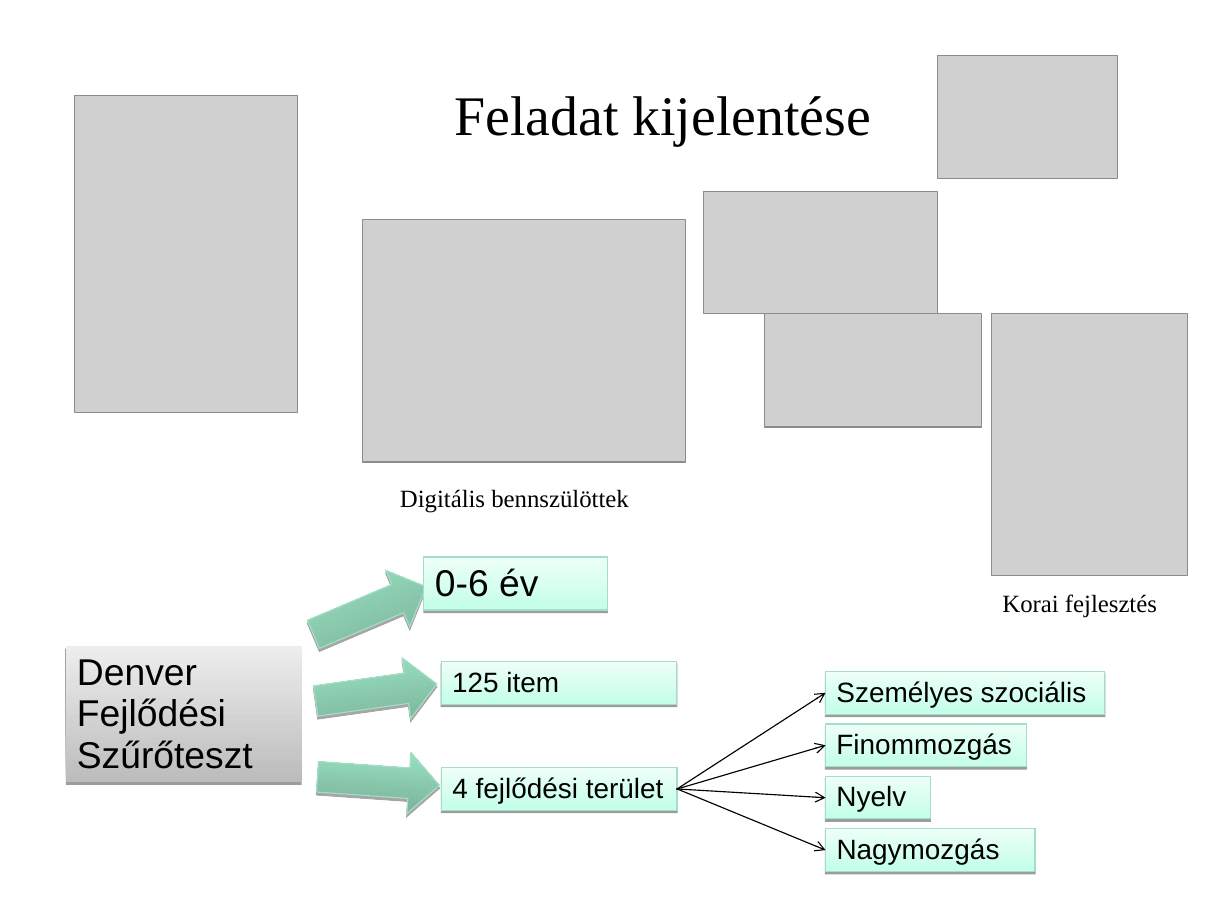
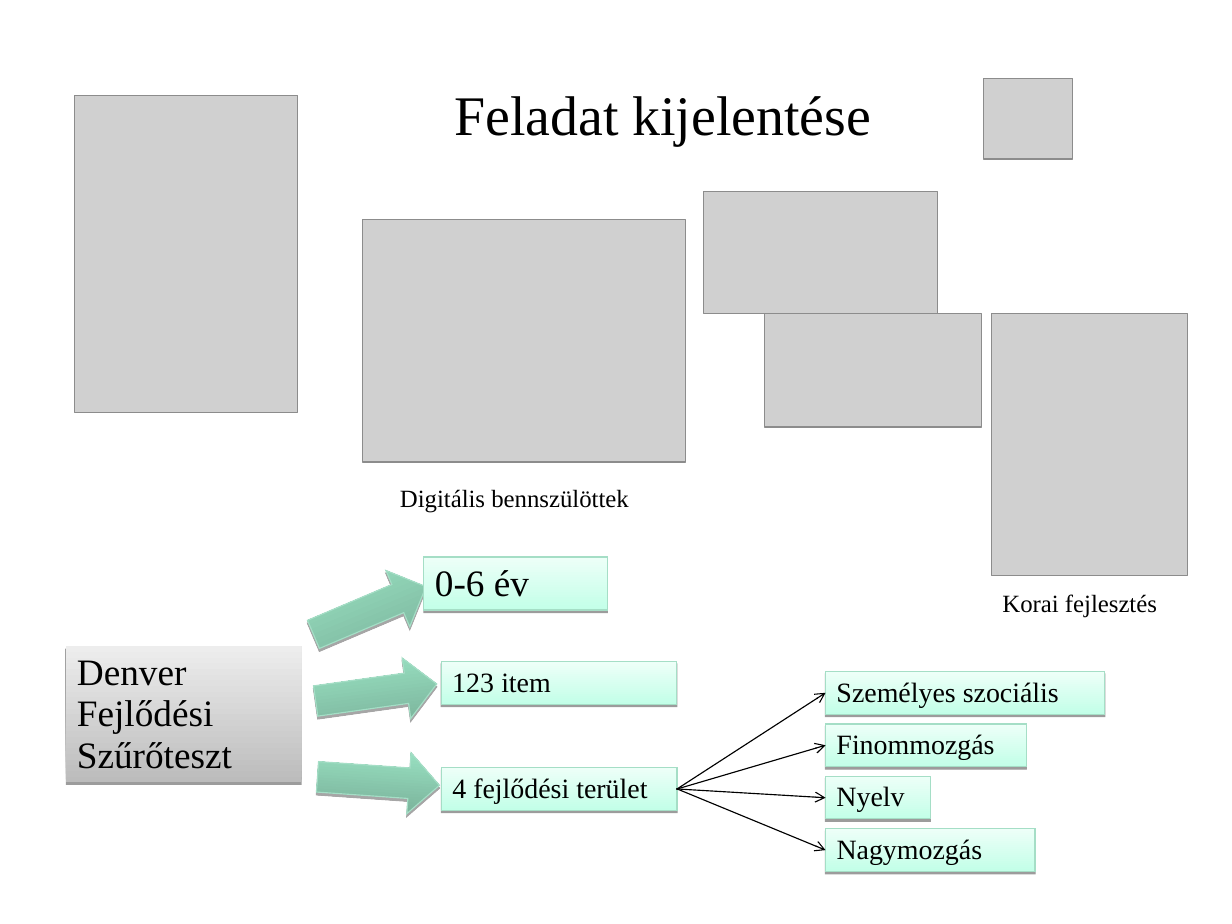
Before and after one commit to necrology27/babybook, a slide deck: slide 2 of prezentation/1. LeadingSoft_projekt.ppt. Drawn at 1232x924 pixels with LibreOffice and Linux fonts; fonts in the diff are those of the drawing; grey boxes stand for pictures; background and template pictures are left out. Boxes give left, top, right and bottom in pixels: in the first picture for what was removed or moved away, otherwise in the second. Text is boxed around its words. In the diff, an @@ line names an element or a change of style, - is before the commit and + after.

```diff
--- a/prezentation/1. LeadingSoft_projekt.ppt
+++ b/prezentation/1. LeadingSoft_projekt.ppt
@@ picture: place and size @@
-picture at bbox=[938, 56, 1118, 179]
+picture at bbox=[984, 78, 1073, 159]
@@ text in rectangle at bbox=[452, 673, 551, 693]: text changed; font Arial to Times New Roman @@
-125 item
+123 item
@@ font Arial to Times New Roman in 7 elements at bbox=[66, 646, 302, 783], bbox=[424, 557, 607, 609], bbox=[442, 768, 677, 811], bbox=[826, 672, 1106, 714], bbox=[826, 777, 931, 819], bbox=[826, 724, 1027, 767], bbox=[826, 828, 1036, 871] @@
```
Also in this commit, not shown: 3 other slides changed, 5 slides added, 6 slides removed, 11 other files.
